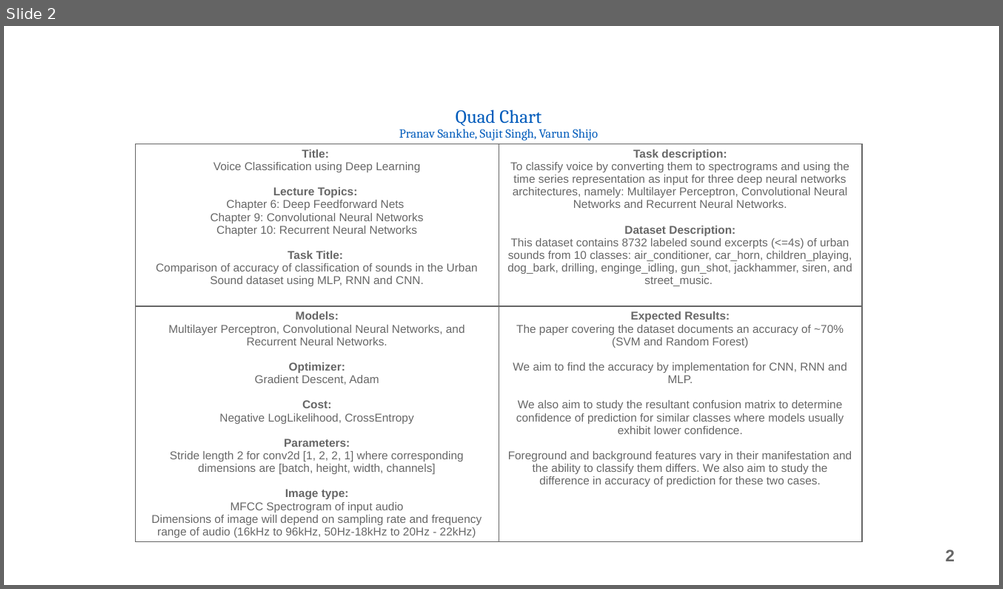
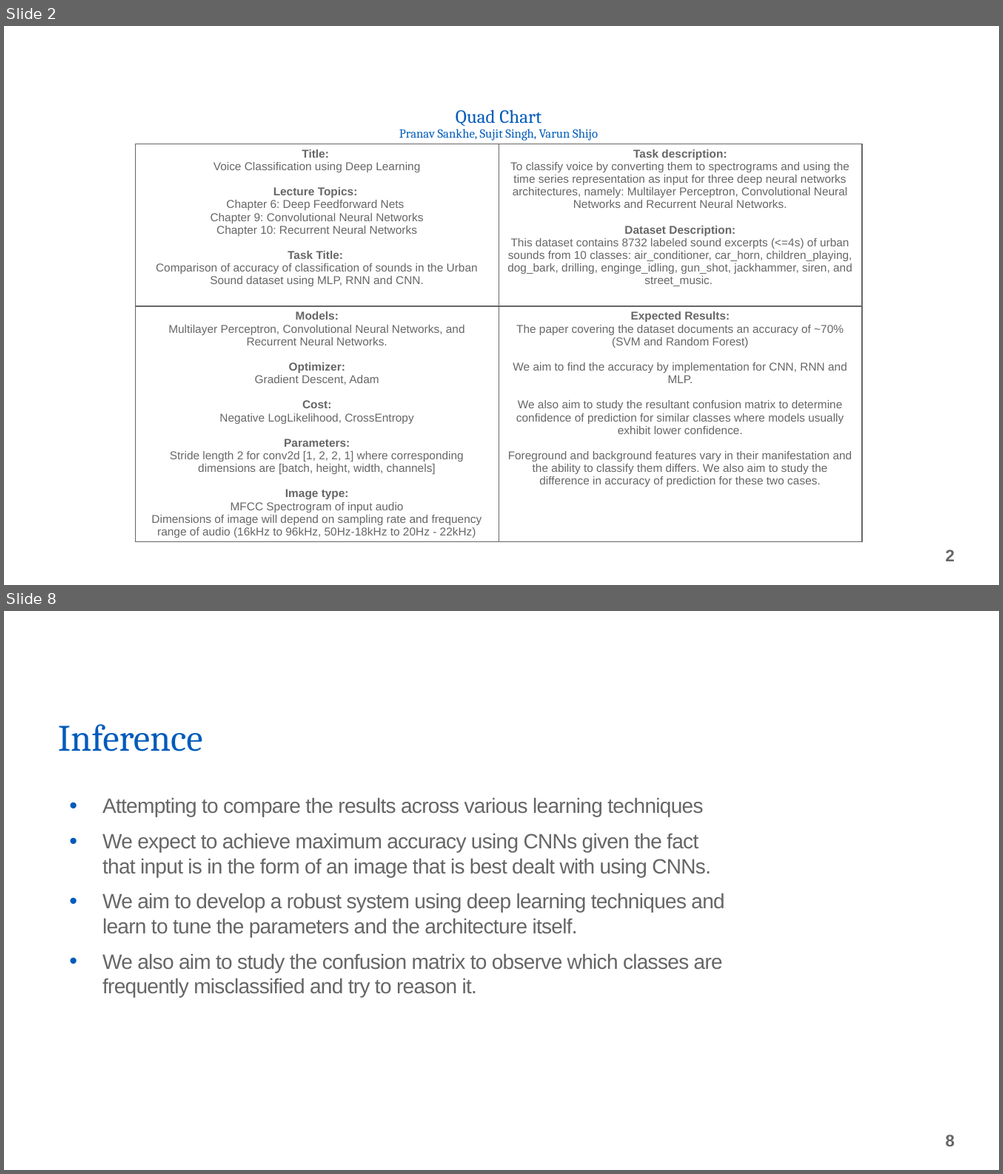
Before and after one commit to braininahat/deep-learning-cse676, a slide deck: Voice Classification using deep learning.pptx. Shown one above the other, each under a label of ours: slide 2 before the commit, slides 2 and 8 after it; the slides between them are not shown. The pictures are 1003x589 and 1003x1174 pixels, drawn with LibreOffice and Linux fonts; fonts in the diff are those of the drawing; background and template pictures are left out. Boxes give left, top, right and bottom in pixels: in the first picture for what was removed or moved away, otherwise in the second. Text is boxed around its words. In the diff, an @@ line names an element or a change of style, - is before the commit and + after.

```diff
--- a/Voice Classification using deep learning.pptx
+++ b/Voice Classification using deep learning.pptx
@@ slide 8 added at (4, 611, 999, 1170), background picture (left out); not listed: 2 template elements that a slide beside it also shows @@
@@ title added at (58, 724, 203, 752), 36 pt, text #005BBB @@
+Inference
@@ text added at (102, 797, 724, 997), 20 pt, text #666666 @@
+• Attempting to compare the results across various learning techniques
+• We expect to achieve maximum accuracy using CNNs given the fact that input is in the form of an image that is best dealt with using CNNs.
+• We aim to develop a robust system using deep learning techniques and learn to tune the parameters and the architecture itself.
+• We also aim to study the confusion matrix to observe which classes are frequently misclassified and try to reason it.
```
Also in this commit, not shown: 5 other slides added.
